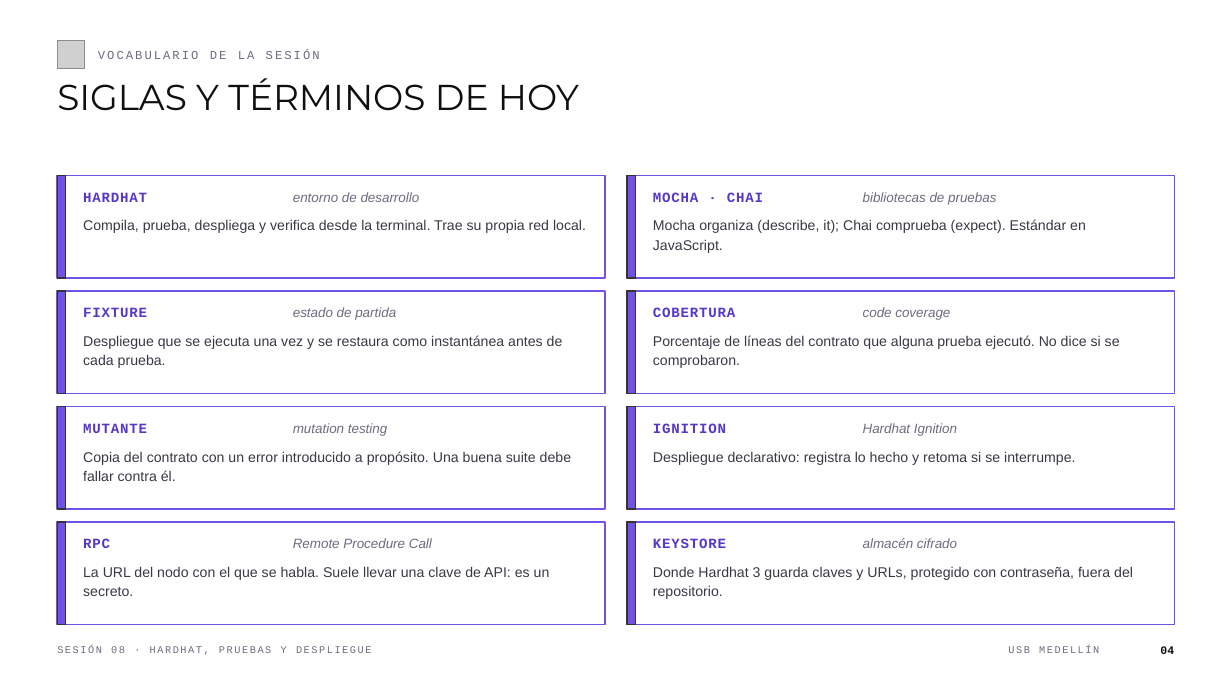
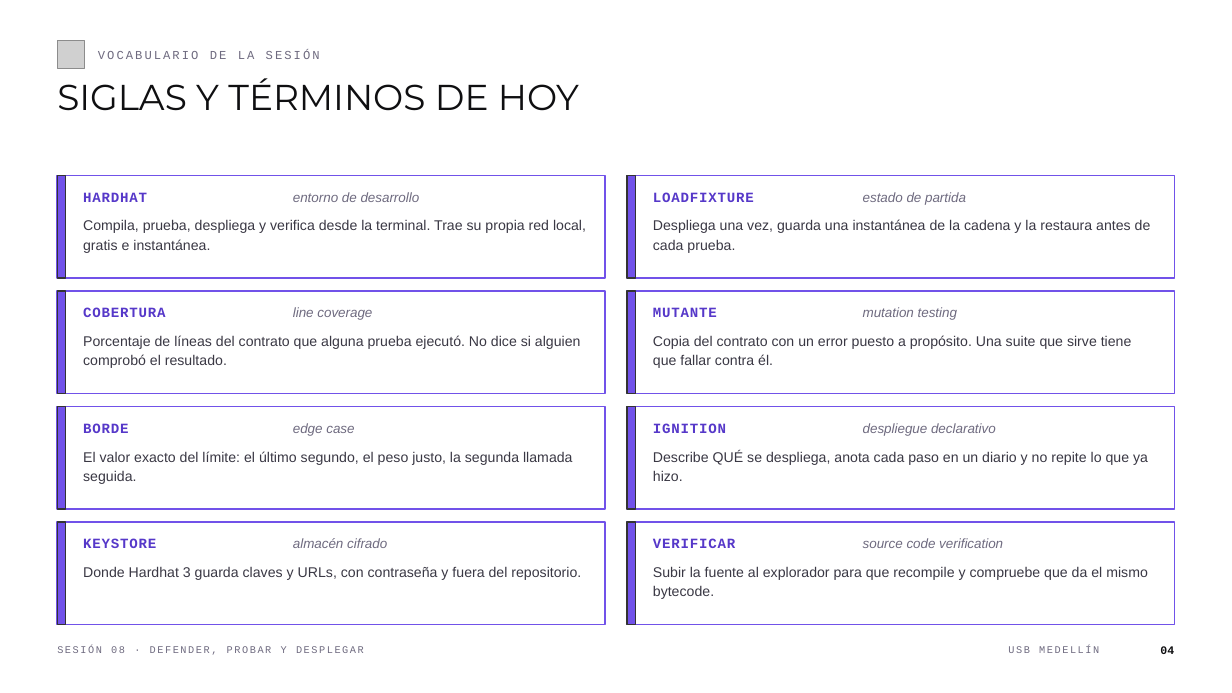
Before and after one commit to andresdapena81/curso-blockchain-web3-usb, a slide deck: slide 4 of material/Sesion-08-Blockchain-Web3.pptx. Drawn at 1232x693 pixels with LibreOffice and Linux fonts; fonts in the diff are those of the drawing; grey boxes stand for pictures. Boxes give left, top, right and bottom in pixels: in the first picture for what was removed or moved away, otherwise in the second. Text is boxed around its words. In the diff, an @@ line names an element or a change of style, - is before the commit and + after.

```diff
--- a/material/Sesion-08-Blockchain-Web3.pptx
+++ b/material/Sesion-08-Blockchain-Web3.pptx
@@ text at (653, 192, 754, 202): text changed @@
-MOCHA · CHAI
+LOADFIXTURE
@@ text at (863, 192, 966, 205): text changed @@
-bibliotecas de pruebas
+estado de partida
@@ text at (83, 219, 586, 253): text changed @@
-Compila, prueba, despliega y verifica desde la terminal. Trae su propia red local.
+Compila, prueba, despliega y verifica desde la terminal. Trae su propia red local, gratis e instantánea.
@@ text at (653, 219, 1151, 253): text changed @@
-Mocha organiza (describe, it); Chai comprueba (expect). Estándar en JavaScript.
+Despliega una vez, guarda una instantánea de la cadena y la restaura antes de cada prueba.
@@ text at (83, 307, 165, 317): text changed @@
-FIXTURE
+COBERTURA
@@ text at (293, 307, 372, 320): text changed @@
-estado de partida
+line coverage
@@ text at (653, 307, 717, 317): text changed @@
-COBERTURA
+MUTANTE
@@ text at (863, 307, 957, 320): text changed @@
-code coverage
+mutation testing
@@ text at (83, 335, 581, 368): text changed @@
-Despliegue que se ejecuta una vez y se restaura como instantánea antes de cada prueba.
+Porcentaje de líneas del contrato que alguna prueba ejecutó. No dice si alguien comprobó el resultado.
@@ text at (653, 335, 1132, 368): text changed @@
-Porcentaje de líneas del contrato que alguna prueba ejecutó. No dice si se comprobaron.
+Copia del contrato con un error puesto a propósito. Una suite que sirve tiene que fallar contra él.
@@ text at (83, 423, 128, 433): text changed @@
-MUTANTE
+BORDE
@@ text at (293, 423, 354, 436): text changed @@
-mutation testing
+edge case
@@ text at (863, 423, 996, 436): text changed @@
-Hardhat Ignition
+despliegue declarativo
@@ text at (83, 451, 572, 484): text changed @@
-Copia del contrato con un error introducido a propósito. Una buena suite debe fallar contra él.
+El valor exacto del límite: el último segundo, el peso justo, la segunda llamada seguida.
@@ text at (653, 450, 1148, 481): text changed @@
-Despliegue declarativo: registra lo hecho y retoma si se interrumpe.
+Describe QUÉ se despliega, anota cada paso en un diario y no repite lo que ya hizo.
@@ text at (83, 538, 156, 548): text changed @@
-RPC
+KEYSTORE
@@ text at (293, 538, 387, 548): text changed @@
-Remote Procedure Call
+almacén cifrado
@@ text at (653, 538, 735, 548): text changed @@
-KEYSTORE
+VERIFICAR
@@ text at (863, 538, 1003, 548): text changed @@
-almacén cifrado
+source code verification
@@ text at (83, 566, 581, 580): text changed @@
-La URL del nodo con el que se habla. Suele llevar una clave de API: es un secreto.
+Donde Hardhat 3 guarda claves y URLs, con contraseña y fuera del repositorio.
@@ text at (653, 566, 1148, 599): text changed @@
-Donde Hardhat 3 guarda claves y URLs, protegido con contraseña, fuera del repositorio.
+Subir la fuente al explorador para que recompile y compruebe que da el mismo bytecode.
@@ text at (57, 646, 364, 655): text changed @@
-SESIÓN 08 · HARDHAT, PRUEBAS Y DESPLIEGUE
+SESIÓN 08 · DEFENDER, PROBAR Y DESPLEGAR
```
Also in this commit, not shown: 29 other slides changed, 27 slides added, 13 slides removed, 2 other files.
